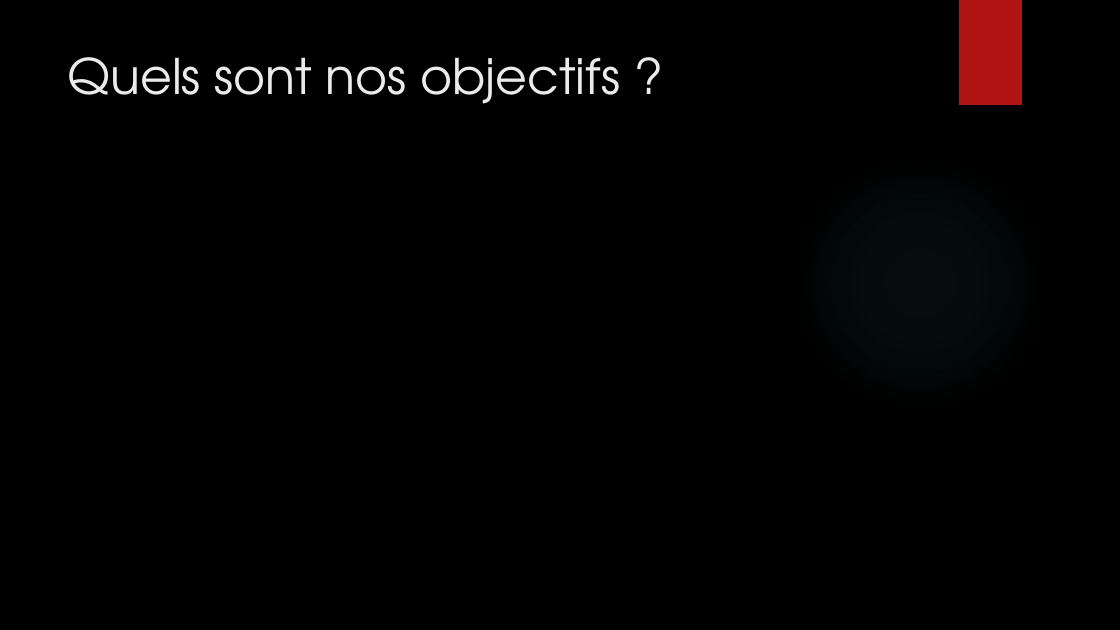
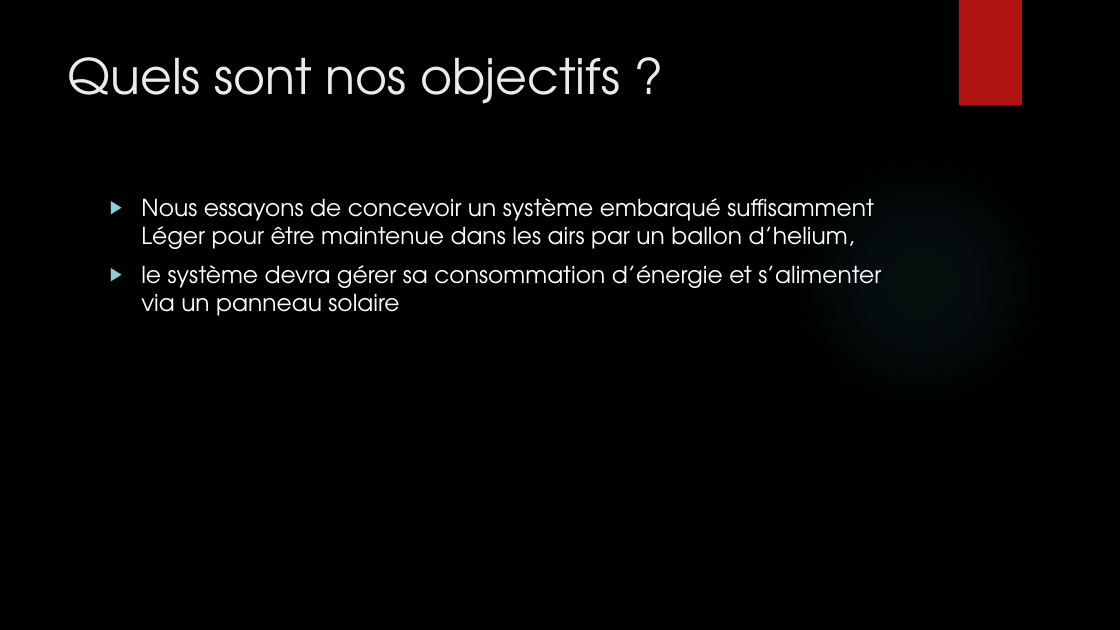
Before and after one commit to MonsieurCo/Projet_CSF, a slide deck: slide 4 of présentation/Projet Ballon Météo.pptx. Drawn at 1120x630 pixels with LibreOffice and Linux fonts; fonts in the diff are those of the drawing; background and template pictures are left out. Boxes give left, top, right and bottom in pixels: in the first picture for what was removed or moved away, otherwise in the second. Text is boxed around its words. In the diff, an @@ line names an element or a change of style, - is before the commit and + after.

```diff
--- a/présentation/Projet Ballon Météo.pptx
+++ b/présentation/Projet Ballon Météo.pptx
@@ text added at box(141, 198, 881, 316), 20 pt, text #FFFFFF @@
+▶ Nous essayons de concevoir un système embarqué suffisamment Léger pour être maintenue dans les airs par un ballon d’helium,
+▶ le système devra gérer sa consommation d’énergie et s’alimenter via un panneau solaire
```
Also in this commit, not shown: 1 other slide changed, 1 other file.
